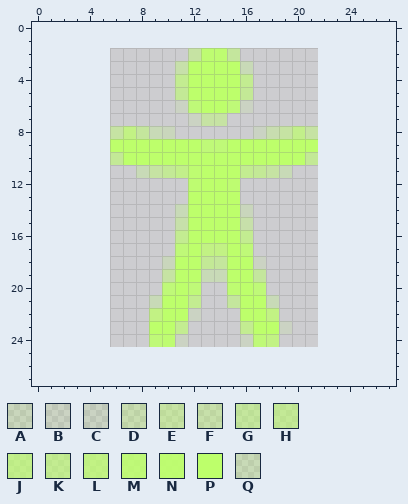
One commit to this pixel-art sprite: public/img/VectorclothTrue.png. That is the earlier state.
The file is 16x23 pixels. Pixels under 10% opacity are left out. Colours within 5 levels of each other are drawn and written as one. The old version is drawn lined up with the new one, on the new canvas.
Palette (. is transparent): A #baff6530  B #bfff6820  C #b7ff6820  D #bcff6950  E #bdff6970  F #bdff6a60  G #bbff6a80  H #bcff6a90  J #bdff6aaf  K #bdff6b9f  L #beff6bbf  M #bdff6bdf  N #bdff6bef  P #bdff6b  Q #bbff6c40
Pixels before, first column x 6:
 2 ......ENNG......
 3 .....FPPPPQ.....
 4 .....KPPPPK.....
 5 .....HPPPPH.....
 6 .....BMPPMB.....
 7 ......BEE.......
 8 ELGQA......CDEJE
 9 PPPPPPPMMPPPPPPP
10 HPPPPPPPPPPPPPPH
11 ..QEHJNPPPKHEQ..
12 ......NPPN......
13 ......PPPP......
14 .....QPPPPA.....
15 .....FPPPPF.....
16 .....KPPPPK.....
17 .....MPLLPM.....
18 ....APPHGPPB....
19 ....EPPQQPPG....
20 ....MPM..NPM....
21 ...QPPK..GPPQ...
22 ...LPPB...PPL...
23 ...PPK....KPPB..
24 ...MNB....BML...
The result:
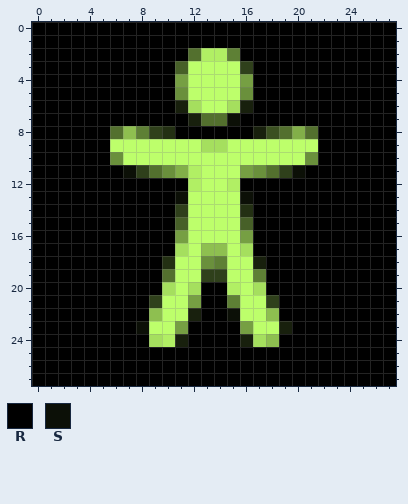
Colours new in this view: R #000000  S #0c1007
From old to new:
canvas 16x23 -> 28x28, the old top-left corner now at 6,2
colour A: #baff6530 -> #233013
colour B: #bfff6820 -> #18200d
colour D: #bcff6950 -> #3b5021
colour E: #bdff6970 -> #53702e
colour F: #bdff6a60 -> #476028
colour G: #bbff6a80 -> #5e8035
colour H: #bcff6a90 -> #6a903c
colour J: #bdff6aaf -> #82af49
colour K: #bdff6b9f -> #769f43
colour L: #beff6bbf -> #8ebf50
colour M: #bdff6bdf -> #a5df5e
colour N: #bdff6bef -> #b1ef64
colour Q: #bbff6c40 -> #2f401b
Changed rows in their new state; - is a pixel that keeps its letter.
first column x 0:
 0 RRRRRRRRRRRRRRRRRRRRRRRRRRRR
 1 RRRRRRRRRRRRRRRRRRRRRRRRRRRR
 2 RRRRRRRRRRRR----RRRRRRRRRRRR
 3 RRRRRRRRRRR------RRRRRRRRRRR
 4 RRRRRRRRRRR------RRRRRRRRRRR
 5 RRRRRRRRRRR------RRRRRRRRRRR
 6 RRRRRRRRRRR------RRRRRRRRRRR
 7 RRRRRRRRRRRR---SRRRRRRRRRRRR
 8 RRRRRR-----RRRRRRB----RRRRRR
 9 RRRRRR----------------RRRRRR
10 RRRRRR----------------RRRRRR
11 RRRRRRRS------------SRRRRRRR
12 RRRRRRRRRRRR----RRRRRRRRRRRR
13 RRRRRRRRRRRS----SRRRRRRRRRRR
14 RRRRRRRRRRR------RRRRRRRRRRR
15 RRRRRRRRRRR------RRRRRRRRRRR
16 RRRRRRRRRRR------RRRRRRRRRRR
17 RRRRRRRRRRR------RRRRRRRRRRR
18 RRRRRRRRRR--------RRRRRRRRRR
19 RRRRRRRRRR--------RRRRRRRRRR
20 RRRRRRRRRR---RR---RRRRRRRRRR
21 RRRRRRRRR----RR----RRRRRRRRR
22 RRRRRRRRR----RRS---RRRRRRRRR
23 RRRRRRRRS---RRRR----RRRRRRRR
24 RRRRRRRRR---RRRR---RRRRRRRRR
25 RRRRRRRRRRRRRRRRRRRRRRRRRRRR
26 RRRRRRRRRRRRRRRRRRRRRRRRRRRR
27 RRRRRRRRRRRRRRRRRRRRRRRRRRRR
